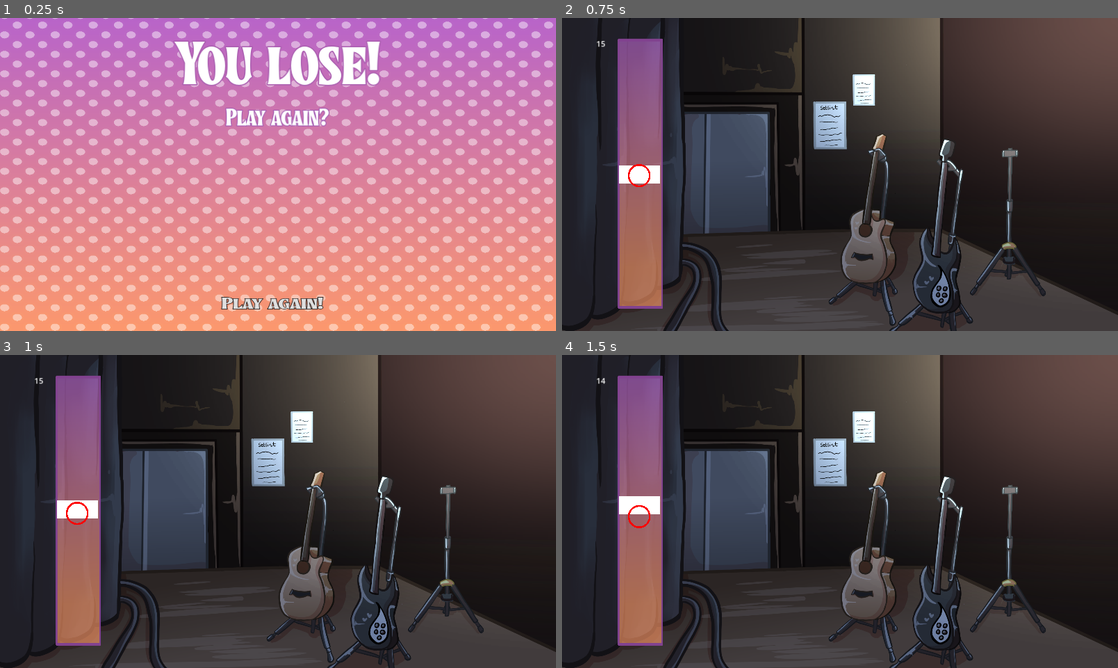
Above: before the commit, frames 1-4 (two rows, left to right).
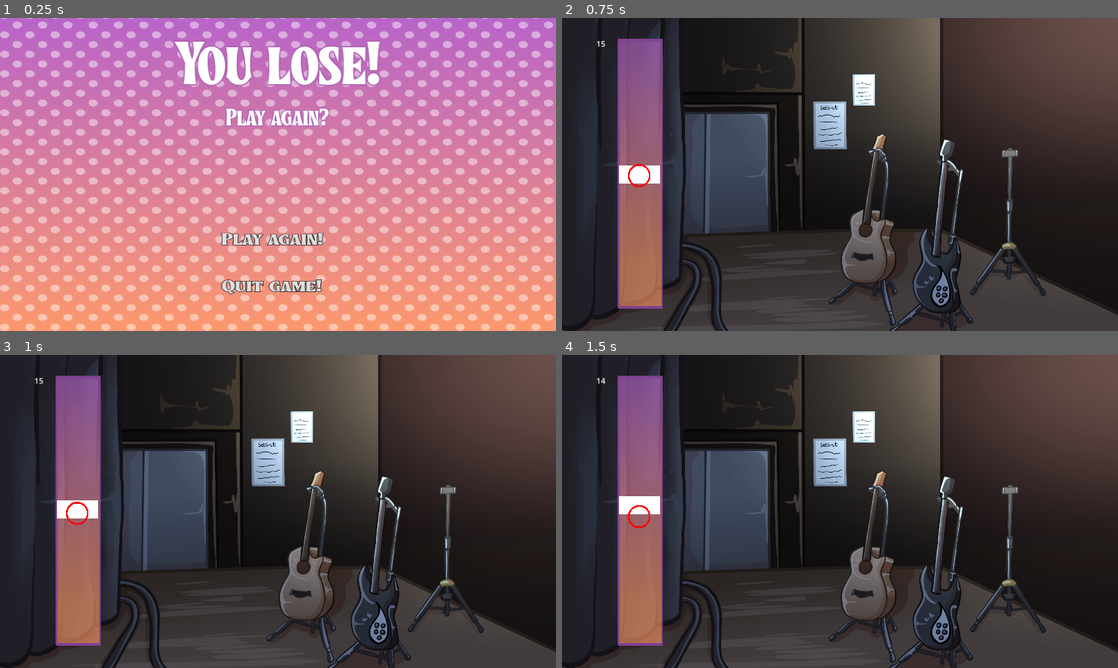
Above: after the commit, the same moments.

Repository: authenticBloodshed/RecklessRoadie
Game: Godot game, scene res://LoseScreen.tscn
Same seed, same stepped clock (60 frames per second), same inputs: the game is played once before the commit and once after it. This scene is started directly instead of the project's main scene.
Inputs (mouse positions are in pixels of both pictures, inside the frame that each line leads up to):
- Up to frame 1 (0.25 s): no input
- Up to frame 2 (0.75 s): click "Play again!" at 0.5 s
- Up to frame 3 (1 s): no input
- Up to frame 4 (1.5 s): move the mouse to (962, 495) at 1.27 s

The runs differ from the first frame. In frame 1, 1.7% of the frame differs, in the area x 39-59%, y 68-94%; in frame 2, nothing differs; in frame 3, nothing differs; in frame 4, nothing differs.

Commit message:
quit button is back, tried some things

Diff:
--- a/Introduction To Godot/LoseScreen.tscn
+++ b/Introduction To Godot/LoseScreen.tscn
@@ -1,10 +1,11 @@
-[gd_scene load_steps=10 format=3 uid="uid://bvlpklmojmwi8"]
+[gd_scene load_steps=11 format=3 uid="uid://bvlpklmojmwi8"]
 
 [ext_resource type="Texture2D" uid="uid://bsju64i7cagli" path="res://tutorialbackground.png" id="1_cyhbn"]
 [ext_resource type="FontFile" uid="uid://bsl22kqe01g6y" path="res://Tullamore DEMO.otf" id="2_e6cbo"]
 [ext_resource type="Texture2D" uid="uid://bodkdl4ip3hfy" path="res://halftone.png" id="2_mx1oe"]
 [ext_resource type="FontFile" uid="uid://4vyiny430ctn" path="res://Tullamore DEMO.ttf" id="4_1ogb1"]
 [ext_resource type="Script" path="res://StartButton.gd" id="5_1syme"]
+[ext_resource type="Script" path="res://QuitButton.gd" id="6_1mgbs"]
 
 [sub_resource type="Theme" id="Theme_oaaij"]
 default_font = ExtResource("2_e6cbo")
@@ -73,9 +74,10 @@
 anchor_top = 1.0
 anchor_right = 0.5
 anchor_bottom = 1.0
-offset_left = -66.0
-offset_top = -86.0
-offset_right = 66.0
+offset_left = -117.0
+offset_top = -219.0
+offset_right = 117.0
+offset_bottom = -133.0
 grow_horizontal = 2
 grow_vertical = 0
 scale = Vector2(0.897156, 0.601268)
@@ -86,4 +88,26 @@
 text = "Play again!"
 script = ExtResource("5_1syme")
 
+[node name="QuitButton" type="Button" parent="."]
+layout_mode = 1
+anchors_preset = 7
+anchor_left = 0.5
+anchor_top = 1.0
+anchor_right = 0.5
+anchor_bottom = 1.0
+offset_left = -117.0
+offset_top = -122.0
+offset_right = 117.0
+offset_bottom = -36.0
+grow_horizontal = 2
+grow_vertical = 0
+scale = Vector2(0.897156, 0.601268)
+theme = SubResource("Theme_y3sna")
+theme_override_colors/font_outline_color = Color(0, 0, 0, 1)
+theme_override_constants/outline_size = 5
+theme_override_styles/normal = SubResource("StyleBoxEmpty_2hk02")
+text = "Quit game!"
+script = ExtResource("6_1mgbs")
+
 [connection signal="pressed" from="StartButton" to="StartButton" method="_on_pressed"]
+[connection signal="pressed" from="QuitButton" to="QuitButton" method="_on_pressed"]
--- a/Introduction To Godot/Minigame.tscn
+++ b/Introduction To Godot/Minigame.tscn
@@ -9,6 +9,7 @@
 [ext_resource type="Texture2D" uid="uid://bc0kpcm4syh5g" path="res://luz_png__1__by_martismiler_d5u57b9-fullview.png" id="7_k8dnp"]
 [ext_resource type="Texture2D" uid="uid://b1i2o8gnpc3ts" path="res://bar.png" id="8_jl3x0"]
 [ext_resource type="Script" path="res://TimerGame.gd" id="8_m6r7t"]
+[ext_resource type="Script" path="res://TimerBar6.gd" id="8_n0l3y"]
 [ext_resource type="FontFile" uid="uid://bsl22kqe01g6y" path="res://Tullamore DEMO.otf" id="10_y1r4w"]
 
 [sub_resource type="OccluderPolygon2D" id="OccluderPolygon2D_elyw1"]
@@ -486,11 +487,12 @@
 scale = Vector2(1.00423, 1.02802)
 shape = SubResource("RectangleShape2D_m5cec")
 
-[node name="Player6" type="CharacterBody2D" parent="." node_paths=PackedStringArray("winTimer")]
+[node name="Player6" type="CharacterBody2D" parent="." node_paths=PackedStringArray("winTimer", "winTimerSix")]
 visible = false
 position = Vector2(897, 222)
 script = ExtResource("2_l1et3")
 winTimer = NodePath("Timer")
+winTimerSix = NodePath("Timer")
 
 [node name="Sprite2D" type="Sprite2D" parent="Player6"]
 position = Vector2(1, 101)
@@ -508,12 +510,12 @@
 [node name="Timer" type="Timer" parent="Player6" node_paths=PackedStringArray("player", "bar", "target", "timer", "collision", "area2D", "player2", "bar2", "target2", "timer2", "collision2", "area2D2")]
 wait_time = 15.0
 one_shot = true
-script = ExtResource("7_5jj6a")
+script = ExtResource("8_n0l3y")
 player = NodePath("..")
 bar = NodePath("../../Bar6")
 target = NodePath("../../Target6")
 timer = NodePath("Label")
-collision = NodePath("../../Player5/Area2D/CollisionShape2D")
+collision = NodePath("../Area2D/CollisionShape2D")
 area2D = NodePath("../Area2D")
 player2 = NodePath("..")
 bar2 = NodePath("../../Bar6")
--- a/Introduction To Godot/Player.gd
+++ b/Introduction To Godot/Player.gd
@@ -7,6 +7,7 @@
 
 var motion = Vector2()
 @export var winTimer: WinTimer
+@export var winTimerSix : WinTimerSix
 
 func _physics_process(delta):
 	# Applies gravity
--- a/Introduction To Godot/TimerBar6.gd
+++ b/Introduction To Godot/TimerBar6.gd
@@ -1,11 +1,58 @@
 extends Timer
+class_name WinTimerSix
+
+var barcount = 1
+@export var player:CharacterBody2D
+@export var bar:Sprite2D
+@export var target:Sprite2D
+@export var timer:Label
+@export var collision:CollisionShape2D
+@export var area2D:Area2D
+@export var player2:CharacterBody2D
+@export var bar2:Sprite2D
+@export var target2:Sprite2D
+@export var timer2:Label
+@export var collision2:CollisionShape2D
+@export var area2D2:Area2D
+
+func _ready():
+	start()
+	paused = true
+
+func startTimer():
+	paused = false
+
+func pauseTimer():
+	paused = true
+
+func _process(delta):
+	$Label.text = str(round(time_left))
 
 
-# Called when the node enters the scene tree for the first time.
-func _ready():
-	pass # Replace with function body.
+func _on_timeout():
+	print("Win")
+	player.process_mode = Node.PROCESS_MODE_DISABLED
+	player.visible = false
+	bar.process_mode = Node.PROCESS_MODE_DISABLED
+	bar.visible = false
+	target.process_mode = Node.PROCESS_MODE_DISABLED
+	target.visible = false
+	timer.process_mode = Node.PROCESS_MODE_DISABLED
+	timer.visible = false
+	collision.process_mode = Node.PROCESS_MODE_DISABLED
+	area2D.process_mode = Node.PROCESS_MODE_DISABLED
+	player2.process_mode = Node.PROCESS_MODE_INHERIT
+	player2.visible = true
+	bar2.process_mode = Node.PROCESS_MODE_INHERIT
+	bar2.visible = true
+	target2.process_mode = Node.PROCESS_MODE_INHERIT
+	target2.visible = true
+	timer2.process_mode = Node.PROCESS_MODE_INHERIT
+	timer2.visible = true
+	collision2.process_mode = Node.PROCESS_MODE_INHERIT
+	area2D2.process_mode = Node.PROCESS_MODE_INHERIT
+	barcount = barcount + 1
+	print(barcount)
 
-
-# Called every frame. 'delta' is the elapsed time since the previous frame.
-func _process(delta):
-	pass
+	if barcount == 2:
+		get_tree().change_scene_to_file("res://WinScreen.tscn")
--- a/Introduction To Godot/WinScreen.tscn
+++ b/Introduction To Godot/WinScreen.tscn
@@ -1,10 +1,11 @@
-[gd_scene load_steps=10 format=3 uid="uid://qlwqvsiaried"]
+[gd_scene load_steps=13 format=3 uid="uid://qlwqvsiaried"]
 
 [ext_resource type="Texture2D" uid="uid://bsju64i7cagli" path="res://tutorialbackground.png" id="1_0pnu1"]
 [ext_resource type="Texture2D" uid="uid://bodkdl4ip3hfy" path="res://halftone.png" id="2_htpyf"]
 [ext_resource type="FontFile" uid="uid://bsl22kqe01g6y" path="res://Tullamore DEMO.otf" id="3_l0677"]
 [ext_resource type="FontFile" uid="uid://4vyiny430ctn" path="res://Tullamore DEMO.ttf" id="4_nxn1v"]
 [ext_resource type="Script" path="res://StartButton.gd" id="5_7fwvo"]
+[ext_resource type="Script" path="res://QuitButton.gd" id="6_0dji2"]
 
 [sub_resource type="Theme" id="Theme_half5"]
 default_font = ExtResource("3_l0677")
@@ -19,6 +20,12 @@
 default_font_size = 69
 
 [sub_resource type="StyleBoxEmpty" id="StyleBoxEmpty_ya2jq"]
+
+[sub_resource type="Theme" id="Theme_mvwwh"]
+default_font = ExtResource("4_nxn1v")
+default_font_size = 69
+
+[sub_resource type="StyleBoxEmpty" id="StyleBoxEmpty_dd5i0"]
 
 [node name="WinScreen" type="Control"]
 layout_mode = 3
@@ -55,6 +62,7 @@
 text = "[center]You win!"
 
 [node name="RichTextLabel2" type="RichTextLabel" parent="."]
+layout_mode = 0
 offset_left = 373.0
 offset_top = 167.0
 offset_right = 766.0
@@ -72,9 +80,10 @@
 anchor_top = 1.0
 anchor_right = 0.5
 anchor_bottom = 1.0
-offset_left = -66.0
-offset_top = -86.0
-offset_right = 66.0
+offset_left = -117.0
+offset_top = -223.0
+offset_right = 117.0
+offset_bottom = -137.0
 grow_horizontal = 2
 grow_vertical = 0
 scale = Vector2(0.897156, 0.601268)
@@ -85,4 +94,26 @@
 text = "Play again!"
 script = ExtResource("5_7fwvo")
 
+[node name="QuitButton" type="Button" parent="."]
+layout_mode = 1
+anchors_preset = 7
+anchor_left = 0.5
+anchor_top = 1.0
+anchor_right = 0.5
+anchor_bottom = 1.0
+offset_left = -117.0
+offset_top = -111.0
+offset_right = 117.0
+offset_bottom = -25.0
+grow_horizontal = 2
+grow_vertical = 0
+scale = Vector2(0.897156, 0.601268)
+theme = SubResource("Theme_mvwwh")
+theme_override_colors/font_outline_color = Color(0, 0, 0, 1)
+theme_override_constants/outline_size = 5
+theme_override_styles/normal = SubResource("StyleBoxEmpty_dd5i0")
+text = "Quit game!"
+script = ExtResource("6_0dji2")
+
 [connection signal="pressed" from="StartButton" to="StartButton" method="_on_pressed"]
+[connection signal="pressed" from="QuitButton" to="QuitButton" method="_on_pressed"]
--- a/Introduction To Godot/WinTimer.gd
+++ b/Introduction To Godot/WinTimer.gd
@@ -1,7 +1,6 @@
 extends Timer
 class_name WinTimer
 
-var barcount = 1
 @export var player:CharacterBody2D
 @export var bar:Sprite2D
 @export var target:Sprite2D
@@ -51,8 +50,3 @@
 	timer2.visible = true
 	collision2.process_mode = Node.PROCESS_MODE_INHERIT
 	area2D2.process_mode = Node.PROCESS_MODE_INHERIT
-	barcount = barcount + 1
-	print(barcount)
-
-	if barcount == 6:
-		get_tree().change_scene_to_file("res://WinScreen.tscn")
--- a/Introduction To Godot/project.godot
+++ b/Introduction To Godot/project.godot
@@ -24,6 +24,10 @@
 Jump={
 "deadzone": 0.5,
 "events": [Object(InputEventMouseButton,"resource_local_to_scene":false,"resource_name":"","device":-1,"window_id":0,"a …(253 unchanged characters)…
-, Object(InputEventKey,"resource_local_to_scene":false,"resource_name":"","device":-1,"window_id":0,"alt_pressed":false,"shift_pressed":false,"ctrl_pressed":false,"meta_pressed":false,"pressed":false,"keycode":0,"physical_keycode":32,"key_label":0,"unicode":32,"echo":false,"script":null)
 ]
 }
+Tune={
+"deadzone": 0.5,
+"events": [Object(InputEventKey,"resource_local_to_scene":false,"resource_name":"","device":-1,"window_id":0,"alt_pressed":false,"shift_pressed":false,"ctrl_pressed":false,"meta_pressed":false,"pressed":false,"keycode":0,"physical_keycode":32,"key_label":0,"unicode":32,"echo":false,"script":null)
+]
+}
Not shown: 1 places in Introduction To Godot/Minigame.tscn that only renumber resources
